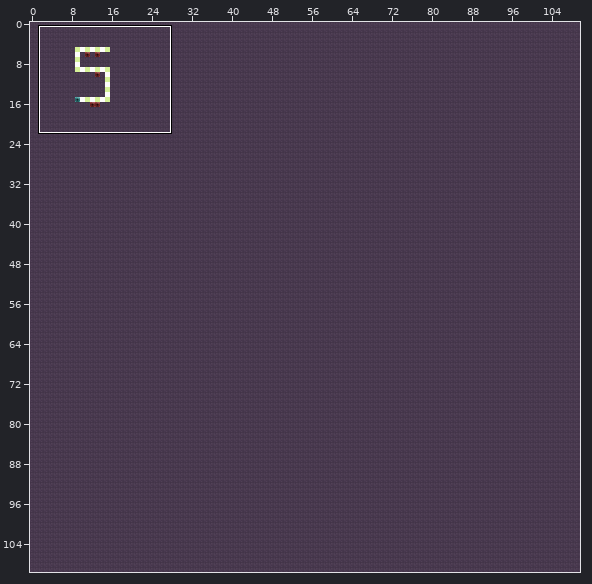
Tiled map, stored at data/Test2.tmx. Above, an overview of the earlier version with the close-up marked.
Close-up. First the earlier version:
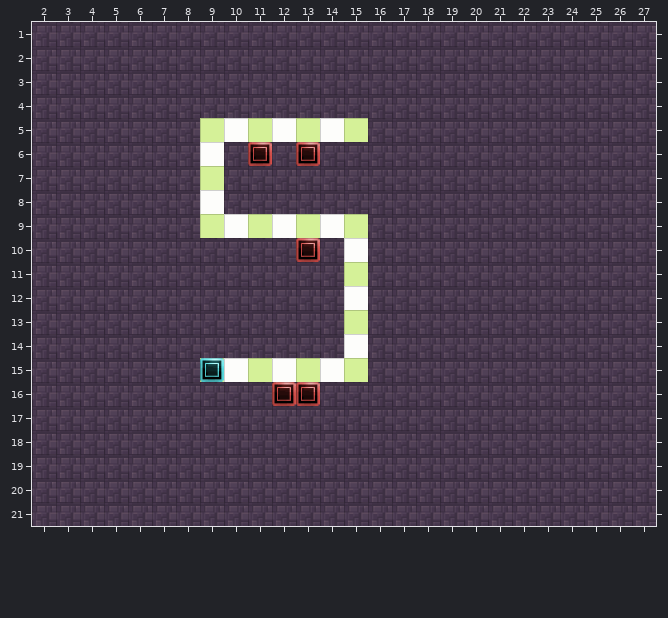
Cells are 54x54 px. Shown: x 2..27, y 1..21.
The result:
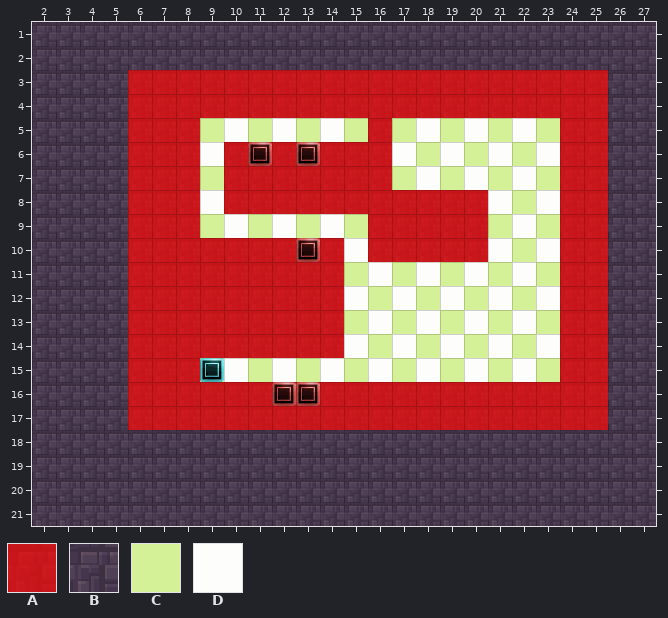
Key: from "collision": A 0 "solid"; from "newtiles": B 1, C 2, D 3.
_ is an empty cell.
Tiles replaced or removed in this view: B.
Tiles of an added or newly shown layer are drawn over the layers below it.
See-through tiles are keyed as they look on the map.
Difference:
Changed rows in their new state; . is an unchanged cell.
Layer "background":
first column x 16:
 5 .CDCDCDC
 6 .DCDCDCD
 7 .CDCDCDC
 8 .....DCD
 9 .....CDC
10 .....DCD
11 DCDCDCDC
12 CDCDCDCD
13 DCDCDCDC
14 CDCDCDCD
15 DCDCDCDC
Layer "collision" (added):
first column x 6:
 3 AAAAAAAAAAAAAAAAAAAA
 4 AAAAAAAAAAAAAAAAAAAA
 5 AAA.......A.......AA
 6 AAA.AAAAAAA.......AA
 7 AAA.AAAAAAA.......AA
 8 AAA.AAAAAAAAAAA...AA
 9 AAA.......AAAAA...AA
10 AAAAAAAAA.AAAAA...AA
11 AAAAAAAAA.........AA
12 AAAAAAAAA.........AA
13 AAAAAAAAA.........AA
14 AAAAAAAAA.........AA
15 AAA...............AA
16 AAAAAAAAAAAAAAAAAAAA
17 AAAAAAAAAAAAAAAAAAAA
